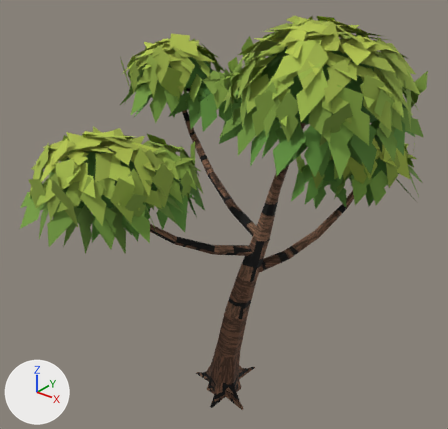
An edit to the glTF model assets/models/tree_2.glb, drawn before and after from the same camera.
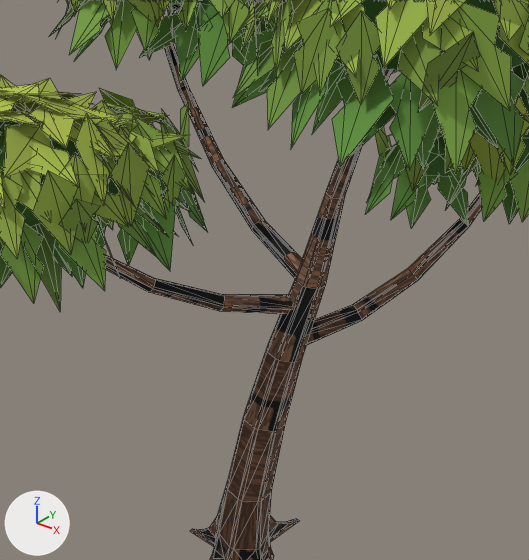
The first picture shows the older version from a camera (50 mm lens) standing at (5.17, -6.46, 7.26) and looking at (-0.09, 0.12, 3.18). The close-ups show the older and then the newer version on the part from 21% to 85% of the width and 20% to 91% of the height of that picture. Only the edits that show in the close-ups are written down. Lighting does not change. The marker at lower left points along +X, +Y and +Z. The close-ups show mesh edges as thin lines. Vertices at exactly the same position are counted once.

In view in the first close-up: 'tree_2'.
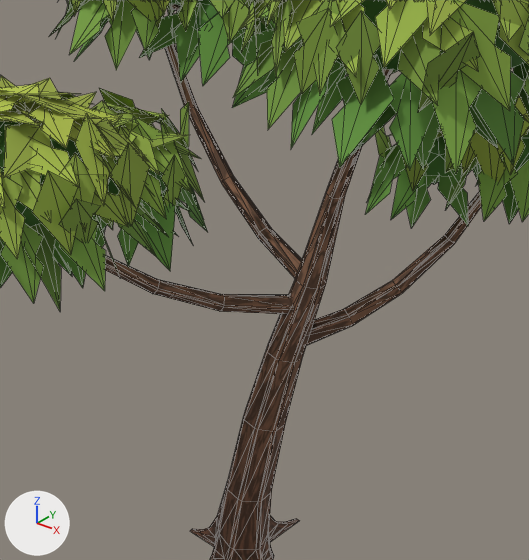
Changed parts and their boxes [x1, y1, x2, y2] in the close-ups (529 x 560 px; the box of a moved part takes in the faces that stretch with it):
```json
{"object": "tree_2", "change": "reshaped, surface changed", "before": [0, 0, 529, 560], "after": [0, 0, 529, 560]}
{"part": 1, "of": "me_tree_2", "change": "moved or reshaped", "before": [306, 193, 482, 345], "after": [306, 191, 482, 345]}
{"part": 2, "of": "me_tree_2", "change": "moved or reshaped", "before": [212, 163, 302, 278], "after": [222, 180, 302, 278]}
{"part": 3, "of": "me_tree_2", "change": "moved or reshaped", "before": [214, 159, 302, 274], "after": [224, 176, 302, 274]}
{"part": 4, "of": "me_tree_2", "change": "moved or reshaped", "before": [164, 45, 214, 165], "after": [161, 17, 224, 184]}
{"part": 5, "of": "me_tree_2", "change": "moved or reshaped", "before": [161, 16, 222, 162], "after": [162, 16, 232, 179]}
{"part": 6, "of": "me_tree_2", "change": "moved or reshaped", "before": [191, 92, 265, 221], "after": [201, 114, 272, 229]}
{"part": 7, "of": "me_tree_2", "change": "moved or reshaped", "before": [105, 255, 225, 311], "after": [105, 255, 225, 311]}
{"part": 8, "of": "me_tree_2", "change": "surface changed", "before": [105, 4, 482, 560], "after": [105, 4, 482, 560]}
```

Edits to the scene script, one JSON object a line:
```json
{"block": "me_tree_2", "where": "me_tree_2.from_pydata(...)  # 3430 vertices, 2900 faces; spans x -2.8..2.7, y -2.6..2.8, z 0.0..6.2"}
{"block": "me_tree_2", "where": "# used by ob_tree_2; location = (0.0, 0.0, 0.0)"}
{"block": "me_tree_2", "change": "me_tree_2 part 1: 30 of 3430 vertices moved; they spanned x 0.62..1.25, y 0.64..1.53, z 2.42..3.22 and now span x 0.57..1.18, y 0.57..1.42, z 2.39..3.09; mean shift (-0.06, -0.1, -0.09); largest move (1.22, 1.52, 3.16) -> (1.15, 1.42, 3.02)"}
{"block": "me_tree_2", "change": "me_tree_2 part 2: all 7 vertices in x -0.29..-0.23, y 0.48..0.62, z 3.02..3.1 are moved by (0.09, -0.03, -0.04)"}
{"block": "me_tree_2", "change": "me_tree_2 part 3: all 3 vertices in x -0.26..-0.23, y 0.49..0.56, z 3.12..3.14 are moved by (0.09, -0.03, -0.03)"}
{"block": "me_tree_2", "change": "me_tree_2 part 4: all 4 vertices in x -1.44..-1.4, y 0.86..0.89, z 3.96..4.0 are moved by (0.14, -0.05, -0.16)"}
{"block": "me_tree_2", "change": "me_tree_2 part 5: all 6 vertices in x -1.43..-1.36, y 0.9..0.96, z 3.95..4.01 are moved by (0.14, -0.04, -0.16)"}
{"block": "me_tree_2", "change": "me_tree_2 part 6: all 2 vertices in x -0.84, y 0.8, z 3.45..3.46 are moved by (0.15, -0.04, -0.11)"}
{"block": "me_tree_2", "change": "me_tree_2 part 7: all 20 vertices in x -0.62..-0.23, y -1.22..-0.72, z 3.0..3.45 are scaled about their middle by (0.981, 0.979, 0.949), then moved by (0.02, 0.03, -0.03)"}
{"block": "me_tree_2", "change": "me_tree_2 part 8: texture (UV) coordinates of 712 of 2900 faces, centred in x -1.94..1.57, y -1.6..2.21, z 0.0..5.46, changed; they spanned u 0.01..0.97, v 0.01..0.98 and now span u 0.01..0.98, v 0.01..0.97"}
```
